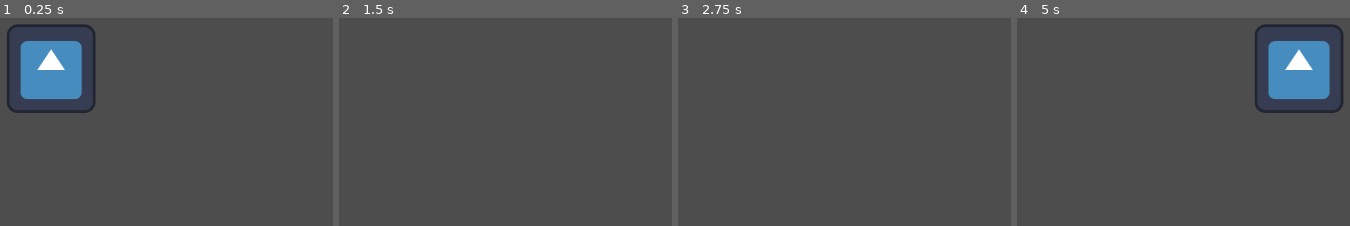
Above: before the commit, frames 1-4 (left to right).
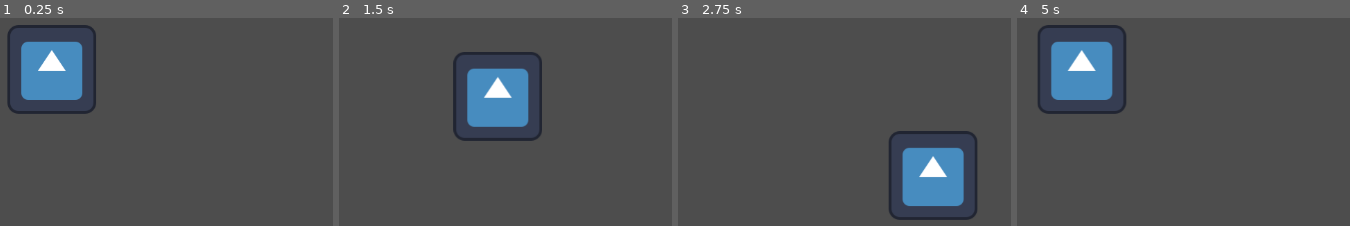
Above: after the commit, the same moments.

Repository: dkomnen/game_resources_mega_repo
Game: Godot game, scene res://scenes/top_down_test.tscn
The game is run twice, just before and just after one commit, with the same random seed, the same clock (stepped at 60 frames per second) and the same inputs. This scene is started directly instead of the project's main scene. The engine's default icon, where the game draws it, is replaced by a stand-in: a white triangle on a blue panel in a dark square.
Inputs:
- Up to frame 1 (0.25 s): no input
- Up to frame 2 (1.5 s): tap Enter at 0.5 s; hold Right (ui_right) 0.53-1.28 s; hold Down (ui_down) from 1.28 s (still down)
- Up to frame 3 (2.75 s): release Down (ui_down) at 2.03 s; hold Right (ui_right) from 2.03 s (still down)
- Up to frame 4 (5 s): release Right (ui_right) at 2.78 s; hold Up (ui_up) 2.78-3.53 s; hold Left (ui_left) from 3.53 s (still down)

The runs differ from the first frame. In frame 1, 1.0% of the frame differs, in the area x 2-29%, y 2-47%; in frame 2, 6.9%; in frame 3, 6.7%; in frame 4, 13%, in the area x 6-98%, y 2-47%.

Commit message:
broken accelleration

Diff:
--- a/templates_project/scenes/top_down_test.tscn
+++ b/templates_project/scenes/top_down_test.tscn
@@ -9,9 +9,11 @@
 [node name="top_down_test" type="Node2D"]
 
 [node name="CharacterBody2D" type="CharacterBody2D" parent="."]
+position = Vector2(1, 1)
 motion_mode = 1
 script = ExtResource("1_ynpkk")
-movement_speed = 6657
+movement_speed = 200.0
+accelleration = 0.5
 
 [node name="Sprite2D" type="Sprite2D" parent="CharacterBody2D"]
 texture = ExtResource("2_pi7co")
--- a/templates_project/templates/player_controllers/top_down_controller/top_down_player_controller.gd
+++ b/templates_project/templates/player_controllers/top_down_controller/top_down_player_controller.gd
@@ -1,23 +1,18 @@
 extends CharacterBody2D
 
-@export var movement_speed = 100
+@export var movement_speed: float = 100
+@export_range(0, 1, 0.01) var accelleration: float = 0.1
 
-func _physics_process(delta):
-	if Input.is_action_pressed("ui_left"):
-		velocity.x = -1
-	elif Input.is_action_pressed("ui_right"):
-		velocity.x = 1
-	else:
-		velocity.x = 0
+var direction = Vector2()
 
-	if Input.is_action_pressed("ui_up"):
-		velocity.y = -1
-	elif Input.is_action_pressed("ui_down"):
-		velocity.y = 1
-	else:
-		velocity.y = 0
+func _physics_process(_delta):
+	var input = Vector2.ZERO
+	input.x = Input.get_axis("ui_left", "ui_right")
+	input.y =  Input.get_axis("ui_up", "ui_down")
 
+	direction = direction.lerp(input, accelleration)
+	velocity = direction.normalized() * movement_speed
 
-	velocity = velocity.normalized() * movement_speed
+	print(velocity)
 
 	move_and_slide()
